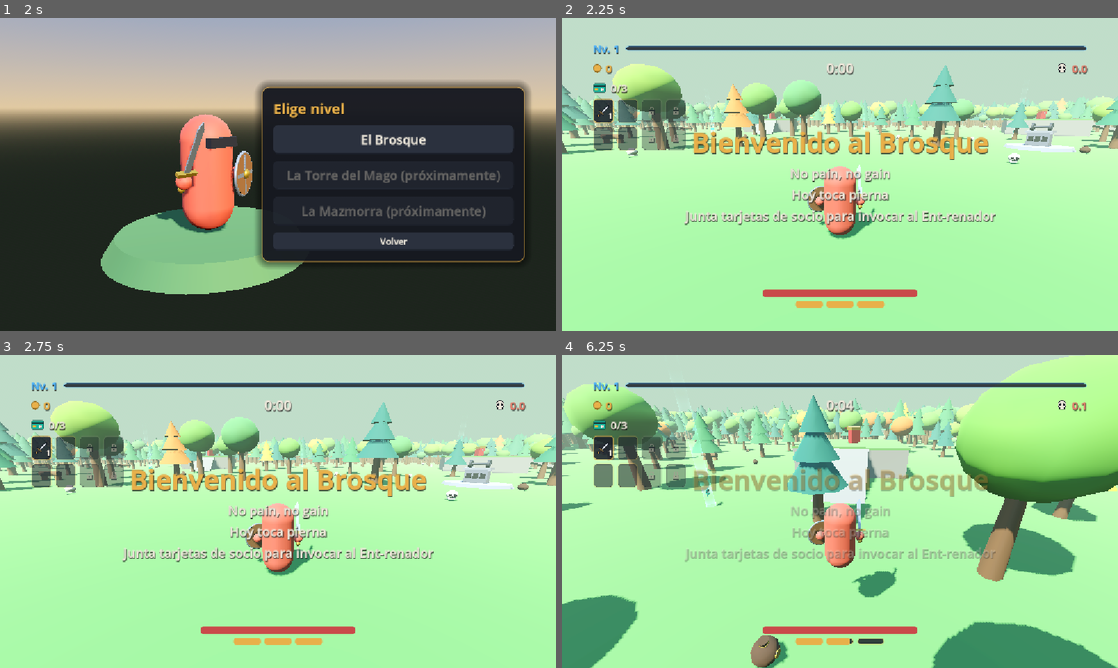
Above: before the commit, frames 1-4 (two rows, left to right).
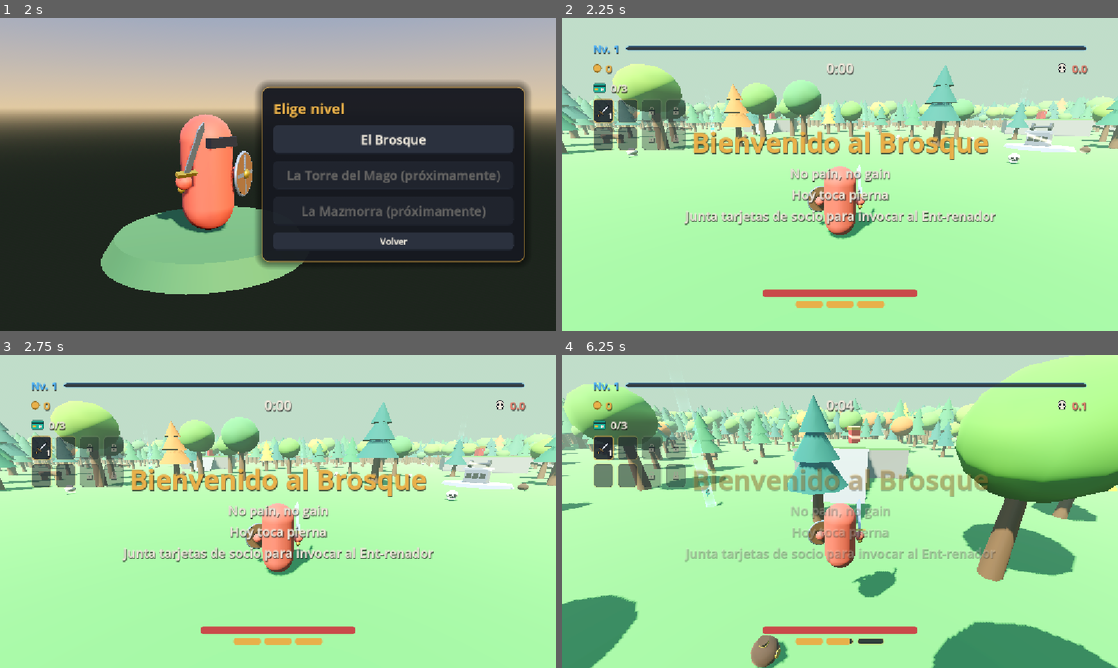
Above: after the commit, the same moments.

Repository: UriBokchoi/BroGuild
Game: Godot game, scene res://systems/run/game.tscn
The game is run twice, just before and just after one commit, with the same random seed, the same clock (stepped at 60 frames per second) and the same inputs.
Inputs (mouse positions are in pixels of both pictures, inside the frame that each line leads up to):
- Up to frame 1 (2 s): click "Jugar" at 0.5 s; click "Guerrero" at 1.25 s
- Up to frame 2 (2.25 s): click "El Brosque" at 2 s
- Up to frame 3 (2.75 s): no input
- Up to frame 4 (6.25 s): tap Enter at 2.75 s; move the mouse to (867, 511) at 2.77 s; hold W (move_forward) from 2.78 s (still down); tap E (interact) at 2.85, 3.8, 4.35, 5.3, 6.05 s; click (867, 511) at 2.92 s; tap Space (jump) at 3.02, 3.77, 5.27, 6.02 s; move the mouse to (812, 511) at 3.52 s; tap Shift (dash) at 3.6 s; move the mouse to (851, 505) at 4.27 s; move the mouse to (834, 517) at 5.02 s; tap Tab (show_stats) at 5.1 s; click (834, 517) at 5.17 s; move the mouse to (878, 514) at 5.77 s; tap Ctrl (slide) at 5.85 s

Frame 1 is identical in both runs. In frame 2, 0.1% of the frame differs, in the area x 11-95%, y 29-46%; in frame 3, less than 0.1%; in frame 4, less than 0.1%.

Commit message:
feat(interactables): aviso sutil de lo que se puede usar
InteractHint pone encima de las mallas un destello que las recorre cada tanto
y, en el elegido (el que se usaría con E), un borde más marcado; desactivado,
nada. El Interactor marca al elegido (Interactable.focus_changed) y el
Interactable avisa al activarse o desactivarse. Lo llevan el cofre, la
tragaperras, la calavera, la bolsita, la tarjeta y el altar.

Co-Authored-By: Claude Opus 5.5 <noreply@anthropic.com>

Diff:
--- a/entities/breakables/pouch/pouch.tscn
+++ b/entities/breakables/pouch/pouch.tscn
@@ -5,6 +5,9 @@
 [ext_resource type="Resource" path="res://data/breakables/pouch.tres" id="2_data"]
 [ext_resource type="Material" path="res://assets/models/props/materials/leather.tres" id="3_leather"]
 [ext_resource type="Material" path="res://assets/models/props/materials/gold.tres" id="4_gold"]
+[ext_resource type="Script" path="res://vfx/juice/interact_hint/interact_hint.gd" id="91_hint"]
+[ext_resource type="Material" path="res://vfx/juice/interact_hint/interact_glint_idle.tres" id="92_idle"]
+[ext_resource type="Material" path="res://vfx/juice/interact_hint/interact_glint_focus.tres" id="93_focus"]
 
 [sub_resource type="SphereMesh" id="SphereMesh_sack"]
 material = ExtResource("3_leather")
@@ -72,3 +75,10 @@
 [node name="Shape" type="CollisionShape3D" parent="Interactable"]
 transform = Transform3D(1, 0, 0, 0, 1, 0, 0, 0, 1, 0, 0.3, 0)
 shape = SubResource("SphereShape3D_reach")
+
+[node name="InteractHint" type="Node" parent="." node_paths=PackedStringArray("interactable", "visual")]
+script = ExtResource("91_hint")
+interactable = NodePath("../Interactable")
+visual = NodePath("../Visual")
+idle_material = ExtResource("92_idle")
+focus_material = ExtResource("93_focus")
--- a/entities/breakables/skull/skull.tscn
+++ b/entities/breakables/skull/skull.tscn
@@ -5,6 +5,9 @@
 [ext_resource type="Resource" path="res://data/breakables/skull.tres" id="2_data"]
 [ext_resource type="Material" path="res://assets/models/props/materials/bone.tres" id="3_bone"]
 [ext_resource type="Material" path="res://assets/models/props/materials/shadow.tres" id="4_shadow"]
+[ext_resource type="Script" path="res://vfx/juice/interact_hint/interact_hint.gd" id="91_hint"]
+[ext_resource type="Material" path="res://vfx/juice/interact_hint/interact_glint_idle.tres" id="92_idle"]
+[ext_resource type="Material" path="res://vfx/juice/interact_hint/interact_glint_focus.tres" id="93_focus"]
 
 [sub_resource type="SphereMesh" id="SphereMesh_cranium"]
 material = ExtResource("3_bone")
@@ -68,3 +71,10 @@
 [node name="Shape" type="CollisionShape3D" parent="Interactable"]
 transform = Transform3D(1, 0, 0, 0, 1, 0, 0, 0, 1, 0, 0.42, 0)
 shape = SubResource("SphereShape3D_reach")
+
+[node name="InteractHint" type="Node" parent="." node_paths=PackedStringArray("interactable", "visual")]
+script = ExtResource("91_hint")
+interactable = NodePath("../Interactable")
+visual = NodePath("../Visual")
+idle_material = ExtResource("92_idle")
+focus_material = ExtResource("93_focus")
--- a/entities/interactables/boss_altar/boss_altar.tscn
+++ b/entities/interactables/boss_altar/boss_altar.tscn
@@ -3,6 +3,9 @@
 [ext_resource type="Script" path="res://entities/interactables/boss_altar/boss_altar.gd" id="1_altar"]
 [ext_resource type="Script" path="res://entities/interactables/interactable.gd" id="2_interactable"]
 [ext_resource type="Shader" path="res://vfx/shaders/light_beam.gdshader" id="3_beam"]
+[ext_resource type="Script" path="res://vfx/juice/interact_hint/interact_hint.gd" id="91_hint"]
+[ext_resource type="Material" path="res://vfx/juice/interact_hint/interact_glint_idle.tres" id="92_idle"]
+[ext_resource type="Material" path="res://vfx/juice/interact_hint/interact_glint_focus.tres" id="93_focus"]
 
 [sub_resource type="StandardMaterial3D" id="StandardMaterial3D_stone"]
 albedo_color = Color(0.56, 0.56, 0.6, 1)
@@ -168,3 +171,10 @@
 
 [node name="BossSpawn" type="Marker3D" parent="."]
 transform = Transform3D(1, 0, 0, 0, 1, 0, 0, 0, 1, 0, 0, -5)
+
+[node name="InteractHint" type="Node" parent="." node_paths=PackedStringArray("interactable", "visual")]
+script = ExtResource("91_hint")
+interactable = NodePath("../Interactable")
+visual = NodePath("../Visual")
+idle_material = ExtResource("92_idle")
+focus_material = ExtResource("93_focus")
--- a/entities/interactables/boss_key/boss_key.tscn
+++ b/entities/interactables/boss_key/boss_key.tscn
@@ -4,6 +4,9 @@
 [ext_resource type="Script" path="res://entities/interactables/interactable.gd" id="2_interactable"]
 [ext_resource type="Script" path="res://vfx/juice/spin_bob.gd" id="3_spin"]
 [ext_resource type="Shader" path="res://vfx/shaders/light_beam.gdshader" id="4_beam"]
+[ext_resource type="Script" path="res://vfx/juice/interact_hint/interact_hint.gd" id="91_hint"]
+[ext_resource type="Material" path="res://vfx/juice/interact_hint/interact_glint_idle.tres" id="92_idle"]
+[ext_resource type="Material" path="res://vfx/juice/interact_hint/interact_glint_focus.tres" id="93_focus"]
 
 [sub_resource type="StandardMaterial3D" id="StandardMaterial3D_card"]
 albedo_color = Color(0.1, 0.72, 0.62, 1)
@@ -105,3 +108,10 @@
 [node name="Shape" type="CollisionShape3D" parent="Interactable"]
 transform = Transform3D(1, 0, 0, 0, 1, 0, 0, 0, 1, 0, 1, 0)
 shape = SubResource("SphereShape3D_reach")
+
+[node name="InteractHint" type="Node" parent="." node_paths=PackedStringArray("interactable", "visual")]
+script = ExtResource("91_hint")
+interactable = NodePath("../Interactable")
+visual = NodePath("../Visual/Card")
+idle_material = ExtResource("92_idle")
+focus_material = ExtResource("93_focus")
--- a/entities/interactables/chest/chest.tscn
+++ b/entities/interactables/chest/chest.tscn
@@ -5,6 +5,9 @@
 [ext_resource type="Script" path="res://entities/interactables/interactable.gd" id="3_interactable"]
 [ext_resource type="Material" path="res://assets/models/props/materials/wood.tres" id="4_wood"]
 [ext_resource type="Material" path="res://assets/models/props/materials/gold.tres" id="5_gold"]
+[ext_resource type="Script" path="res://vfx/juice/interact_hint/interact_hint.gd" id="91_hint"]
+[ext_resource type="Material" path="res://vfx/juice/interact_hint/interact_glint_idle.tres" id="92_idle"]
+[ext_resource type="Material" path="res://vfx/juice/interact_hint/interact_glint_focus.tres" id="93_focus"]
 
 [sub_resource type="BoxMesh" id="BoxMesh_base"]
 material = ExtResource("4_wood")
@@ -89,3 +92,10 @@
 [node name="Shape" type="CollisionShape3D" parent="Interactable"]
 transform = Transform3D(1, 0, 0, 0, 1, 0, 0, 0, 1, 0, 0.5, 0)
 shape = SubResource("SphereShape3D_reach")
+
+[node name="InteractHint" type="Node" parent="." node_paths=PackedStringArray("interactable", "visual")]
+script = ExtResource("91_hint")
+interactable = NodePath("../Interactable")
+visual = NodePath("../Visual")
+idle_material = ExtResource("92_idle")
+focus_material = ExtResource("93_focus")
--- a/entities/interactables/interactable.gd
+++ b/entities/interactables/interactable.gd
@@ -3,15 +3,27 @@
 ## Algo con lo que se interactúa pulsando «interactuar» cerca (una armería, un cofre, una
 ## tragaperras…). Un [Interactor] lo detecta, muestra [member prompt_key] y lo activa; qué pasa
 ## al activarlo lo decide quien escucha [signal interacted]. Su capa de física es
-## [code]interactable[/code].
+## [code]interactable[/code]. Avisa de si es el que se usaría ahora ([signal focus_changed]) y de si
+## se puede usar ([signal enabled_changed]), para el aviso visual ([InteractHint]).
 
 ## Lo activó [param by] (quien interactúa, p. ej. el jugador).
 signal interacted(by: Node3D)
+## Pasó a ser (o dejó de ser) el que se usaría ahora con «interactuar»: el más cercano al jugador.
+signal focus_changed(focused: bool)
+## Se puede usar, o ya no.
+signal enabled_changed(enabled: bool)
 
 ## Clave de traducción de lo que hace (se muestra junto a la tecla).
 @export var prompt_key: StringName = &""
 ## Desactivado, no se puede usar ni se muestra.
-@export var enabled: bool = true
+@export var enabled: bool = true:
+	set(value):
+		if enabled == value:
+			return
+		enabled = value
+		enabled_changed.emit(value)
+
+var _focused: bool = false
 
 
 func _ready() -> void:
@@ -24,3 +36,15 @@
 func interact(by: Node3D) -> void:
 	if enabled:
 		interacted.emit(by)
+
+
+## Lo marca (o desmarca) como el que se usaría ahora. Lo llama el [Interactor].
+func set_focused(focused: bool) -> void:
+	if focused == _focused:
+		return
+	_focused = focused
+	focus_changed.emit(focused)
+
+
+func is_focused() -> bool:
+	return _focused
--- a/entities/interactables/slot_machine/slot_machine.tscn
+++ b/entities/interactables/slot_machine/slot_machine.tscn
@@ -5,6 +5,9 @@
 [ext_resource type="Script" path="res://entities/interactables/interactable.gd" id="3_interactable"]
 [ext_resource type="Material" path="res://assets/models/props/materials/gold.tres" id="4_gold"]
 [ext_resource type="Material" path="res://assets/models/props/materials/steel.tres" id="5_steel"]
+[ext_resource type="Script" path="res://vfx/juice/interact_hint/interact_hint.gd" id="91_hint"]
+[ext_resource type="Material" path="res://vfx/juice/interact_hint/interact_glint_idle.tres" id="92_idle"]
+[ext_resource type="Material" path="res://vfx/juice/interact_hint/interact_glint_focus.tres" id="93_focus"]
 
 [sub_resource type="StandardMaterial3D" id="Mat_cabinet"]
 albedo_color = Color(0.72, 0.12, 0.14, 1)
@@ -137,3 +140,10 @@
 visible = false
 cast_shadow = 0
 mesh = SubResource("SphereMesh_blast")
+
+[node name="InteractHint" type="Node" parent="." node_paths=PackedStringArray("interactable", "visual")]
+script = ExtResource("91_hint")
+interactable = NodePath("../Interactable")
+visual = NodePath("../Visual")
+idle_material = ExtResource("92_idle")
+focus_material = ExtResource("93_focus")
--- a/entities/player/interactor.gd
+++ b/entities/player/interactor.gd
@@ -2,7 +2,8 @@
 extends Area3D
 ## Zona alrededor del jugador que detecta [Interactable]: elige el más cercano, avisa de qué se
 ## puede hacer ([code]EventBus.interaction_prompt_changed[/code], para el HUD; también si su texto
-## cambia mientras está cerca) y lo activa al pulsar «interactuar». Su máscara de física es
+## cambia mientras está cerca), le dice que es el elegido ([method Interactable.set_focused]) y lo
+## activa al pulsar «interactuar». Su máscara de física es
 ## [code]interactable[/code].
 
 ## Quien interactúa (el jugador): es lo que recibe el [Interactable].
@@ -18,7 +19,10 @@
 
 
 func _physics_process(_delta: float) -> void:
-	_focus = _find_nearest()
+	var nearest := _find_nearest()
+	# Si el elegido desapareció (un cofre abierto), también cambia.
+	if nearest != _focus or not is_instance_valid(_focus):
+		_set_focus(nearest)
 	var prompt := _focus.prompt_key if _focus else &""
 	if prompt != _shown_prompt:
 		_shown_prompt = prompt
@@ -32,7 +36,7 @@
 
 
 func _exit_tree() -> void:
-	_focus = null
+	_set_focus(null)
 	if not _shown_prompt.is_empty():
 		_shown_prompt = &""
 		EventBus.interaction_prompt_changed.emit(&"")
@@ -41,6 +45,15 @@
 ## El [Interactable] que se activaría ahora, o [code]null[/code].
 func get_focus() -> Interactable:
 	return _focus
+
+
+## Cambia el que se usaría ahora y se lo dice a los dos (para su aviso visual).
+func _set_focus(target: Interactable) -> void:
+	if is_instance_valid(_focus):
+		_focus.set_focused(false)
+	_focus = target
+	if _focus:
+		_focus.set_focused(true)
 
 
 func _find_nearest() -> Interactable:
--- a/tests/integration/entities/player/test_interactor.gd
+++ b/tests/integration/entities/player/test_interactor.gd
@@ -1,6 +1,6 @@
 extends GutTest
 ## Interactor: con física real, elige el Interactable más cercano que toca, avisa de su texto por el
-## EventBus y lo activa al pulsar «interactuar».
+## EventBus, le dice que es el elegido (y al anterior que ya no) y lo activa al pulsar «interactuar».
 
 const INTERACTABLE_LAYER := 256
 
@@ -27,6 +27,18 @@
 	assert_same(_interactor.get_focus(), near)
 	assert_ne(_interactor.get_focus(), far)
 	assert_signal_emitted_with_parameters(EventBus, "interaction_prompt_changed", [&"NEAR"])
+
+
+func test_only_the_chosen_one_knows_it() -> void:
+	var far := _add_interactable(Vector3(-1.0, 0.0, 0.0), &"FAR")
+	var near := _add_interactable(Vector3(0.8, 0.0, 0.0), &"NEAR")
+	await wait_physics_frames(6)
+	assert_true(near.is_focused())
+	assert_false(far.is_focused())
+	near.enabled = false
+	await wait_physics_frames(4)
+	assert_false(near.is_focused(), "desactivado, deja de ser el elegido")
+	assert_true(far.is_focused())
 
 
 func test_interact_action_activates_the_focus() -> void:
--- /dev/null
+++ b/tests/integration/vfx/juice/interact_hint/test_interact_hint.gd
@@ -0,0 +1,26 @@
+extends GutTest
+## Aviso de que algo se puede usar (con un cofre de verdad): todas sus mallas llevan el destello de
+## siempre, el más marcado si es el que se usaría ahora y ninguno al desactivarse.
+
+const ChestScene := preload("res://entities/interactables/chest/chest.tscn")
+
+var _chest: Chest
+var _hint: InteractHint
+
+
+func before_each() -> void:
+	_chest = ChestScene.instantiate() as Chest
+	add_child_autofree(_chest)
+	_hint = _chest.get_node(^"InteractHint") as InteractHint
+
+
+func test_glints_brighter_when_chosen_and_goes_off_when_disabled() -> void:
+	assert_same(_hint.get_overlay(), _hint.idle_material)
+	for mesh: Node in _chest.get_node(^"Visual").find_children("*", "MeshInstance3D", true, false):
+		assert_same((mesh as MeshInstance3D).material_overlay, _hint.idle_material, "todas sus mallas")
+	_chest.interactable.set_focused(true)
+	assert_same(_hint.get_overlay(), _hint.focus_material)
+	_chest.interactable.set_focused(false)
+	assert_same(_hint.get_overlay(), _hint.idle_material)
+	_chest.interactable.enabled = false
+	assert_null(_hint.get_overlay(), "ya no se puede usar")
--- /dev/null
+++ b/vfx/juice/interact_hint/interact_glint_focus.tres
@@ -0,0 +1,11 @@
+[gd_resource type="ShaderMaterial" format=3]
+
+[ext_resource type="Shader" path="res://vfx/shaders/interact_glint.gdshader" id="1_glint"]
+
+[resource]
+render_priority = 0
+shader = ExtResource("1_glint")
+shader_parameter/rim = 0.6
+shader_parameter/sweep = 0.9
+shader_parameter/sweep_period = 1.4
+shader_parameter/sweep_speed = 3.0
--- /dev/null
+++ b/vfx/juice/interact_hint/interact_glint_idle.tres
@@ -0,0 +1,12 @@
+[gd_resource type="ShaderMaterial" format=3]
+
+[ext_resource type="Shader" path="res://vfx/shaders/interact_glint.gdshader" id="1_glint"]
+
+[resource]
+render_priority = 0
+shader = ExtResource("1_glint")
+shader_parameter/rim = 0.2
+shader_parameter/sweep = 0.7
+shader_parameter/sweep_period = 3.0
+shader_parameter/sweep_speed = 2.0
+shader_parameter/sweep_width = 0.25
--- /dev/null
+++ b/vfx/juice/interact_hint/interact_hint.gd
@@ -0,0 +1,42 @@
+class_name InteractHint
+extends Node
+## Aviso sutil de que algo se puede usar con «interactuar»: encima de las mallas de [member visual]
+## ([code]material_overlay[/code]) pone un destello que lo recorre de vez en cuando
+## ([member idle_material]) y, si es el que se usaría ahora (el más cercano al jugador), un borde de
+## luz más marcado ([member focus_material]). Desactivado su [member interactable], no se ve. Solo
+## visual: escucha las señales del [Interactable].
+
+@export var interactable: Interactable
+## Modelo que destella (sus mallas, también las de dentro; los textos no).
+@export var visual: Node3D
+## Destello de siempre.
+@export var idle_material: Material
+## Destello del que se usaría ahora.
+@export var focus_material: Material
+
+var _meshes: Array[GeometryInstance3D] = []
+
+
+func _ready() -> void:
+	# Solo mallas: un texto (Label3D) con el destello encima se vería como un rectángulo.
+	for mesh: Node in visual.find_children("*", "MeshInstance3D", true, false):
+		_meshes.append(mesh as GeometryInstance3D)
+	var own := visual as MeshInstance3D
+	if own:
+		_meshes.append(own)
+	interactable.focus_changed.connect(_refresh.unbind(1))
+	interactable.enabled_changed.connect(_refresh.unbind(1))
+	_refresh()
+
+
+## Material que lleva ahora encima (para tests), o [code]null[/code].
+func get_overlay() -> Material:
+	return null if _meshes.is_empty() else _meshes[0].material_overlay
+
+
+func _refresh() -> void:
+	var material: Material = null
+	if interactable.enabled:
+		material = focus_material if interactable.is_focused() else idle_material
+	for mesh: GeometryInstance3D in _meshes:
+		mesh.material_overlay = material
--- /dev/null
+++ b/vfx/shaders/interact_glint.gdshader
@@ -0,0 +1,36 @@
+shader_type spatial;
+// Destello de lo que se puede usar con «interactuar», encima de sus mallas (material_overlay): un
+// borde de luz suave y, cada tanto, una franja que lo recorre de abajo arriba. La franja es un plano
+// algo inclinado que barre el mundo hacia arriba: las piezas de un objeto destellan a la vez y cada
+// objeto, a su momento.
+render_mode unshaded, blend_add, depth_draw_never, cull_back, shadows_disabled;
+
+uniform vec4 color : source_color = vec4(1.0, 0.92, 0.7, 1.0);
+// Brillo del borde (0 = sin borde) y lo pegado al borde que queda.
+uniform float rim = 0.15;
+uniform float rim_power = 3.0;
+// Franja: segundos entre una y la siguiente (en un mismo sitio), su velocidad hacia arriba, ancho y
+// brillo.
+uniform float sweep_period = 3.5;
+uniform float sweep_speed = 2.0;
+uniform float sweep_width = 0.18;
+uniform float sweep = 0.5;
+// Inclinación de la franja (metros de altura por metro en x y en z).
+uniform vec2 tilt = vec2(0.3, 0.2);
+
+varying vec3 world_position;
+
+void vertex() {
+	world_position = (MODEL_MATRIX * vec4(VERTEX, 1.0)).xyz;
+}
+
+void fragment() {
+	float edge = pow(1.0 - clamp(dot(NORMAL, VIEW), 0.0, 1.0), rim_power) * rim;
+	float spacing = sweep_period * sweep_speed;
+	float height = world_position.y + dot(world_position.xz, tilt);
+	float behind = fract((height - TIME * sweep_speed) / spacing) * spacing;
+	float distance_to_band = min(behind, spacing - behind);
+	float band = (1.0 - smoothstep(0.0, sweep_width, distance_to_band)) * sweep;
+	ALBEDO = color.rgb;
+	ALPHA = clamp(edge + band, 0.0, 1.0) * color.a;
+}
Not shown, added: tests/integration/vfx/juice/interact_hint/test_interact_hint.gd.uid
Not shown, added: vfx/juice/interact_hint/interact_hint.gd.uid
Not shown, added: vfx/shaders/interact_glint.gdshader.uid
Not shown, changed: docs/DECISIONES.md
Not shown, changed: docs/MAPA.md
